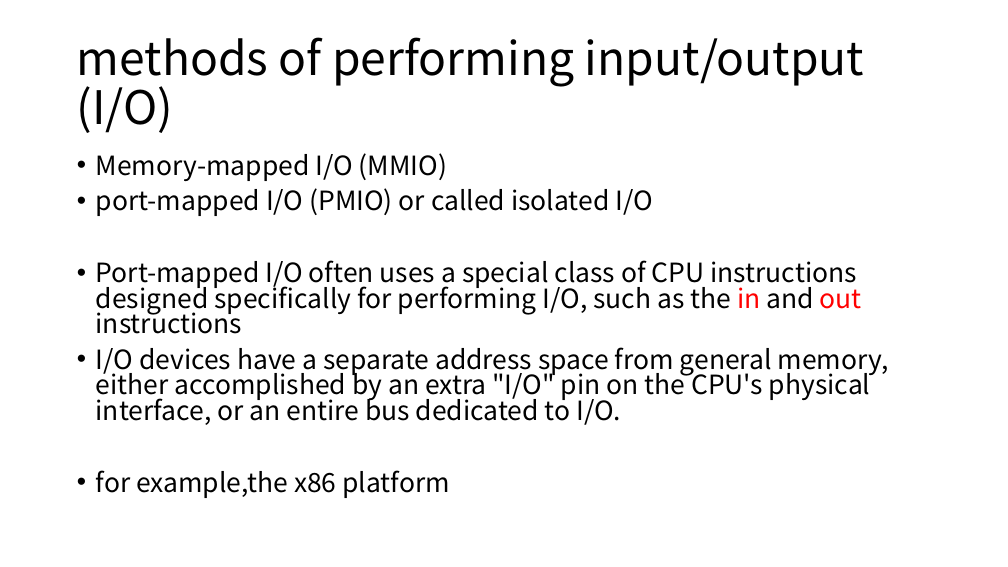
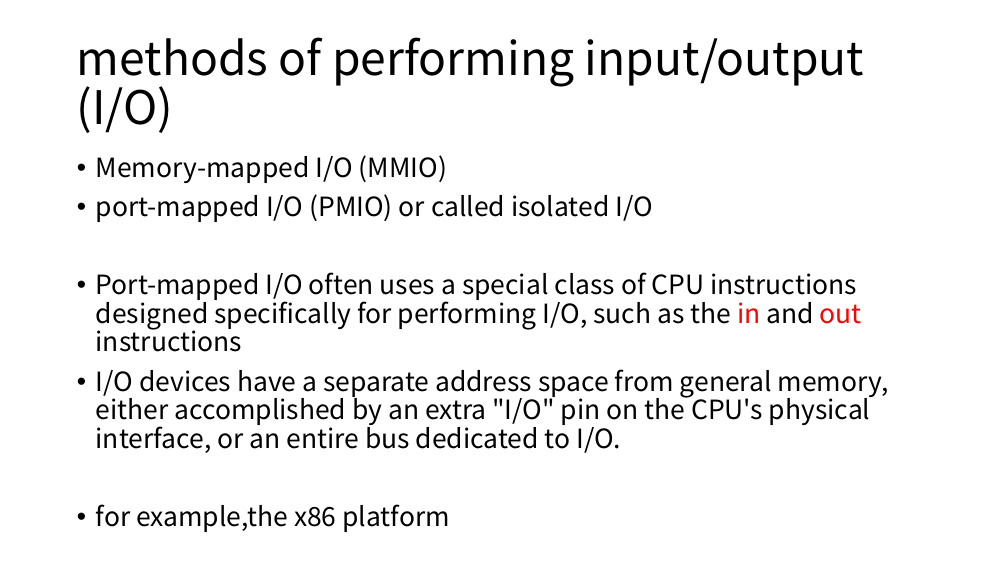
Before and after one commit to LouiValley/System-Design-in-Computational-Thinking-2018-Spring, a slide deck: slide 6 of team2/week report/group2_week5.pptx. Drawn at 1008x567 pixels with LibreOffice and Linux fonts; fonts in the diff are those of the drawing; background and template pictures are left out. Boxes give left, top, right and bottom in pixels: in the first picture for what was removed or moved away, otherwise in the second. Text is boxed around its words. In the diff, an @@ line names an element or a change of style, - is before the commit and + after.

```diff
--- a/team2/week report/group2_week5.pptx
+++ b/team2/week report/group2_week5.pptx
@@ text "Memory-mapped I/O (MMIO)" at [96, 155, 889, 527]: line spacing 0.8 to 0.9 @@
```
Also in this commit, not shown: 1 other slide changed.
